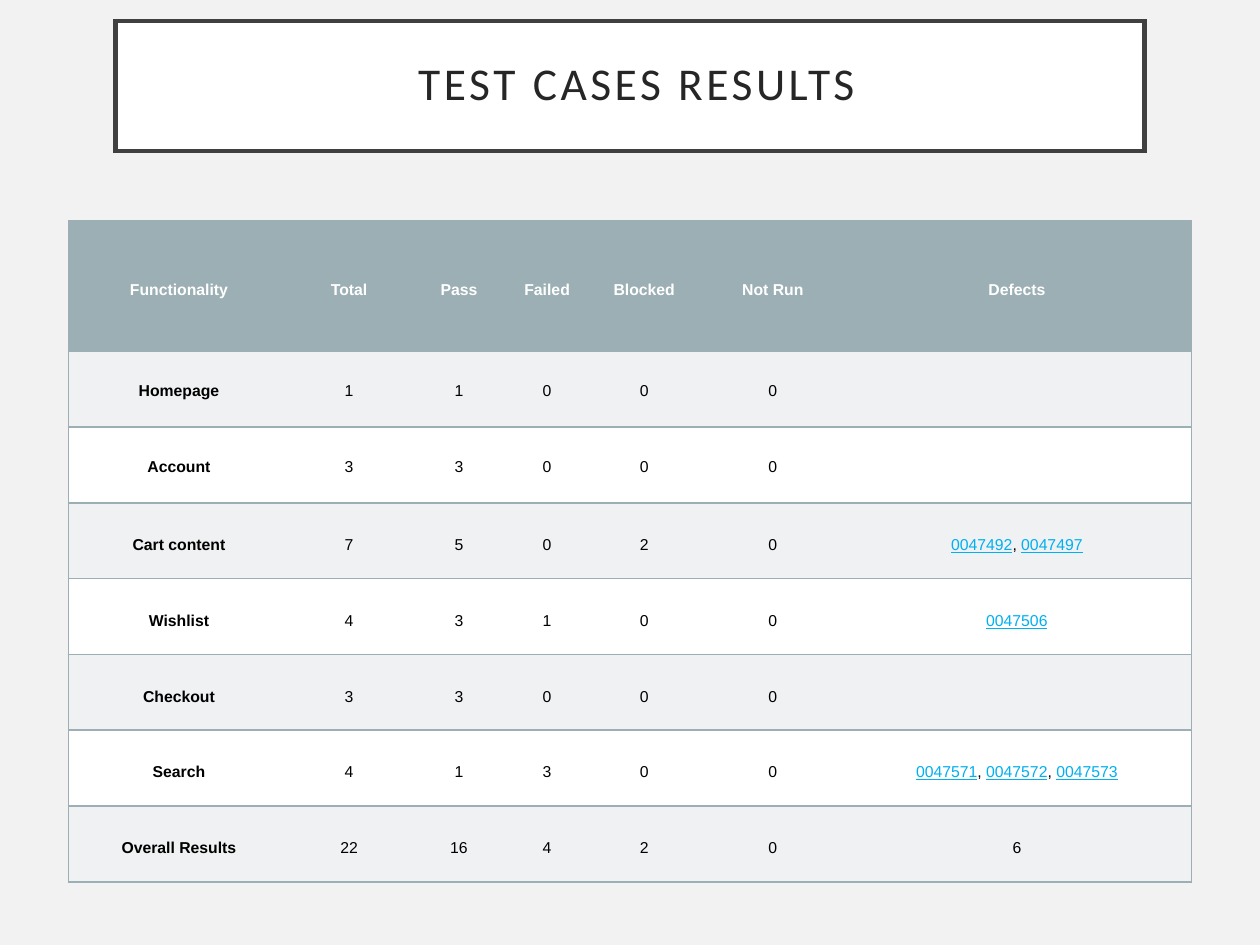
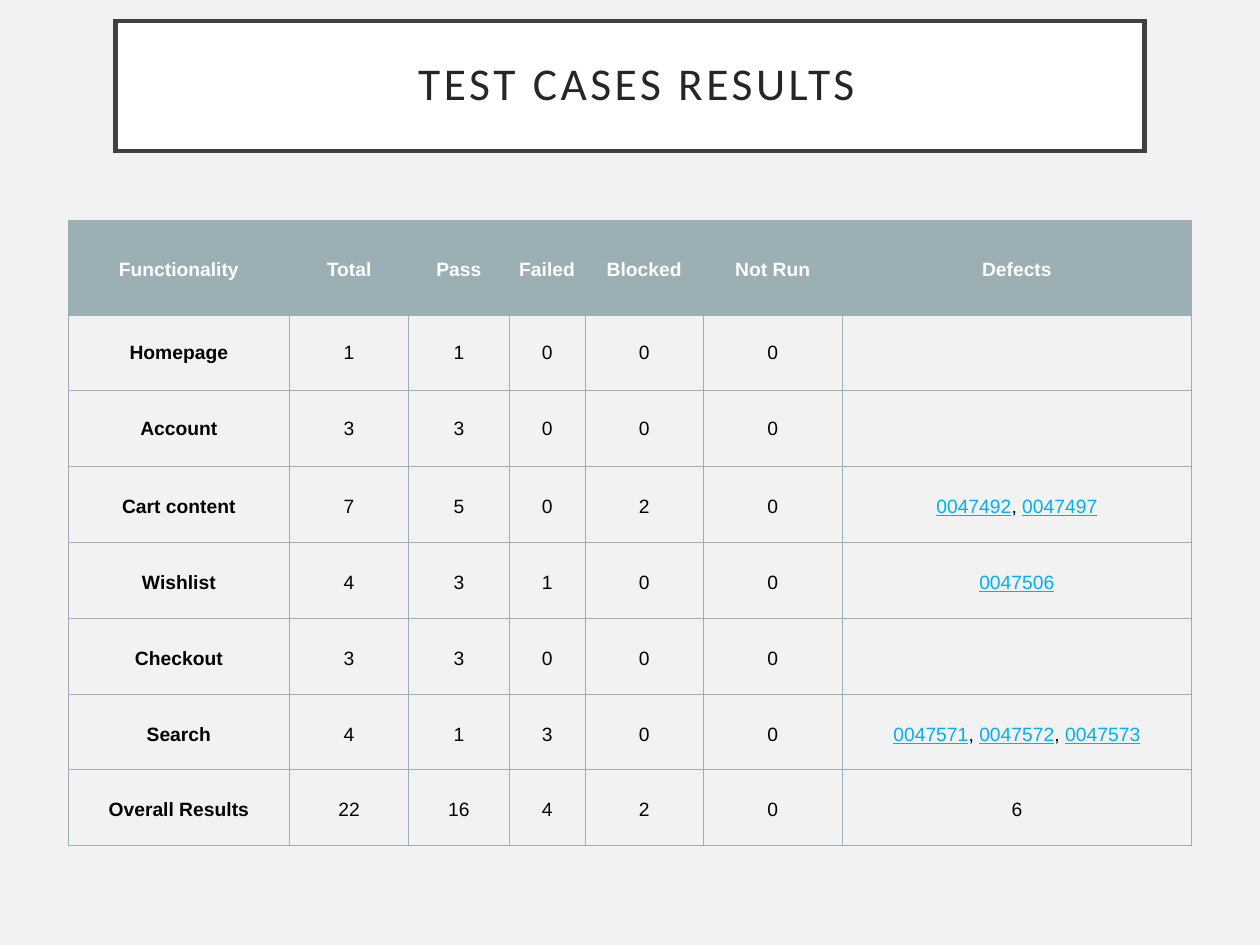
Before and after one commit to iboico/Software-Testing-Project-www.moldcell.md, a slide deck: slide 8 of Moldcell Moldova.pptx. Drawn at 1260x945 pixels with LibreOffice and Linux fonts; fonts in the diff are those of the drawing. Boxes give left, top, right and bottom in pixels: in the first picture for what was removed or moved away, otherwise in the second. Text is boxed around its words. In the diff, an @@ line names an element or a change of style, - is before the commit and + after.

```diff
--- a/Moldcell Moldova.pptx
+++ b/Moldcell Moldova.pptx
@@ table at [68, 220, 1192, 845] @@
@@ fill #9BAFB5 to none in row 1 @@
@@ fill #EFF2F3 to none in 26 cells @@
@@ fill #FFFFFF to none in 21 cells @@
@@ size 9 to 11 pt @@
@@ borders changed @@
```
Also in this commit, not shown: 5 other slides changed.
